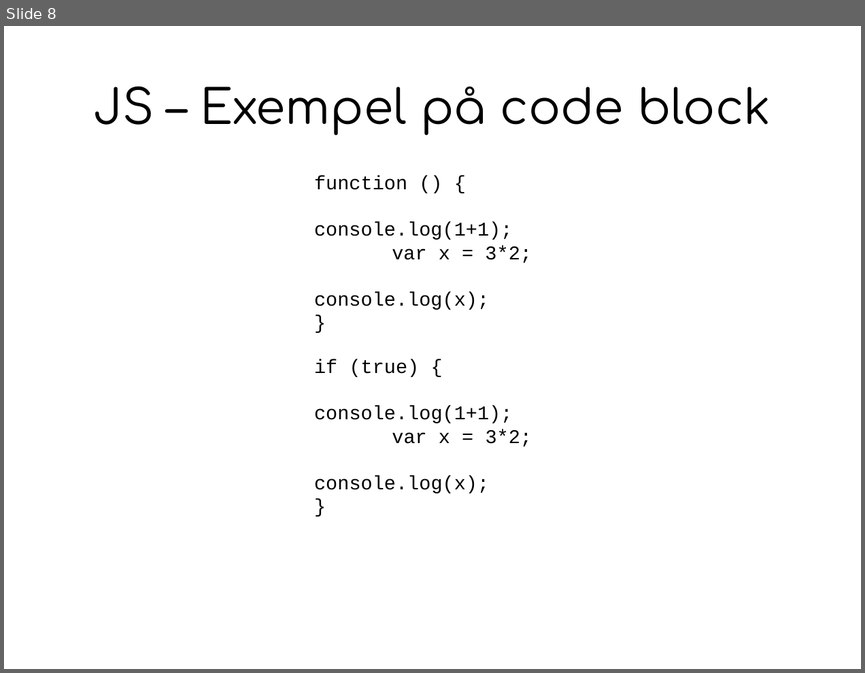
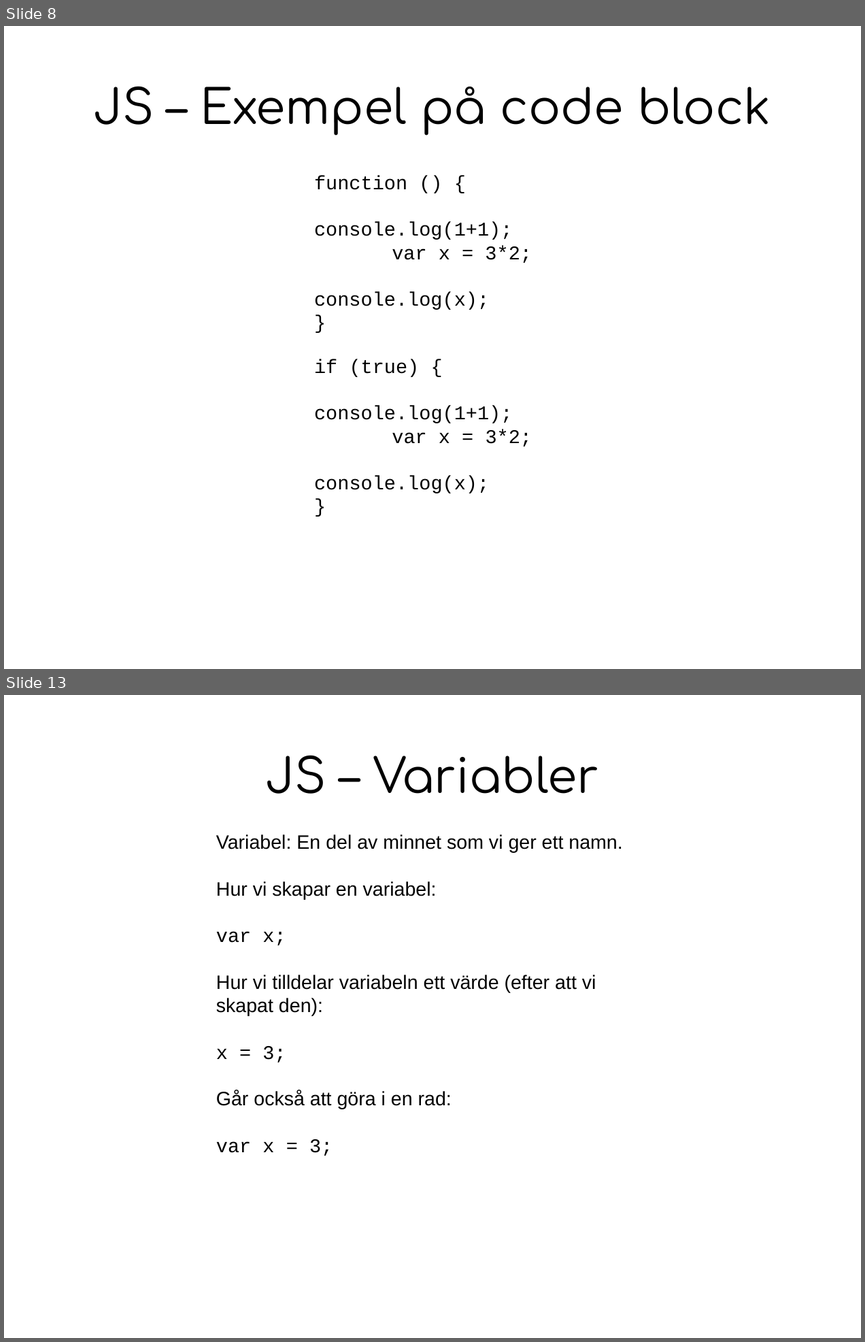
Before and after one commit to digidemlab/codemoth, a slide deck: js/presentation_js.odp. Shown one above the other, each under a label of ours: slide 8 before the commit, slides 8 and 13 after it; the slides between them are not shown. The pictures are 865x673 and 865x1342 pixels, drawn with LibreOffice and Linux fonts; fonts in the diff are those of the drawing. Boxes give left, top, right and bottom in pixels: in the first picture for what was removed or moved away, otherwise in the second. Text is boxed around its words. In the diff, an @@ line names an element or a change of style, - is before the commit and + after.

```diff
--- a/js/presentation_js.odp
+++ b/js/presentation_js.odp
@@ slide 13 added at [4, 695, 861, 1338], background #FFFFFF @@
@@ title added at [266, 755, 598, 794], 44 pt, text #000000 @@
+JS – Variabler
@@ text added at [216, 834, 622, 1109], 18 pt, text #000000 @@
+Variabel: En del av minnet som vi ger ett namn.
+Hur vi skapar en variabel:
+var x;
+Hur vi tilldelar variabeln ett värde (efter att vi skapat den):
+x = 3;
+Går också att göra i en rad:
+var x = 3;
```
Also in this commit, not shown: 2 slides changed, 7 other slides added, 9 other files.
